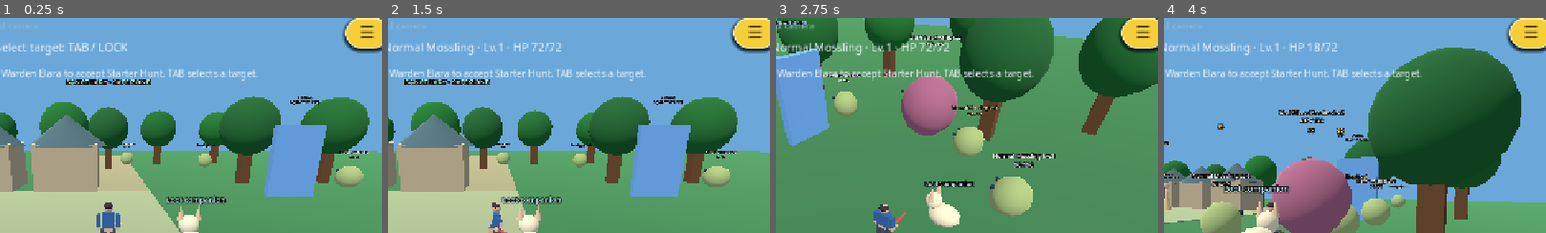
Above: before the commit, frames 1-4 (left to right).
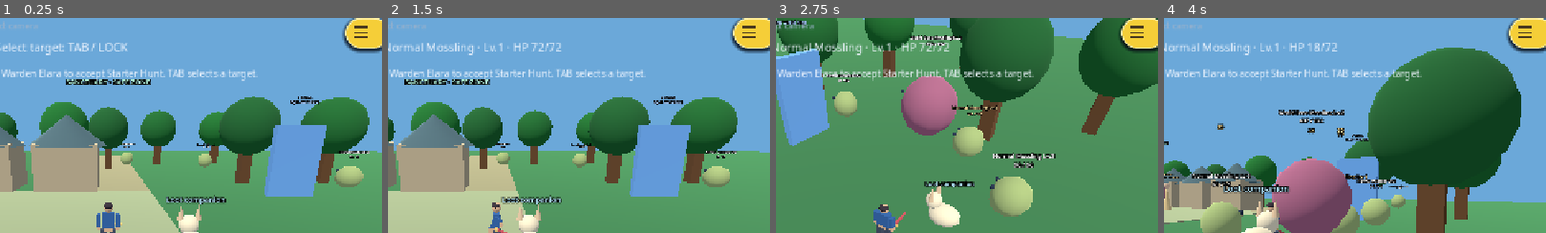
Above: after the commit, the same moments.

Repository: redfullmoon209-debug/NexTgenLeo
Game: Godot game, scene res://scenes/main.tscn
Same seed, same stepped clock (60 frames per second), same inputs: the game is played once before the commit and once after it.
Inputs (mouse positions are % of the whole screen's width and height, from its top left):
- Up to frame 1 (0.25 s): no input
- Up to frame 2 (1.5 s): click "JUMP" at 0.5 s; tap Enter at 1.25 s; move the mouse to (72, 45) at 1.27 s; hold D from 1.28 s (still down); tap Tab at 1.35 s; click (72, 45) at 1.42 s
- Up to frame 3 (2.75 s): tap Space at 1.52 s; release D at 2 s; drag from (30, 55) to (45, 70) at 2.02 s
- Up to frame 4 (4 s): move the mouse to (60, 28) at 2.77 s; hold D 2.78-3.5 s; tap 1 at 2.85 s; click (60, 28) at 2.92 s; drag from (45, 70) to (20, 35) at 3.52 s
The pictures show only the part of the screen within x 36-86%, y 5-55%; the shares and areas given below are measured in that part.

The runs differ from the first frame. In frame 1, 0.1% of the frame differs, in the area x 92-98%, y 3-10%; in frame 2, 0.1%; in frame 3, 0.1%; in frame 4, 0.1%.

Commit message:
Draw hamburger icon as three bars for reliable Thai/mobile rendering

Diff:
--- a/scripts/gameplay.gd
+++ b/scripts/gameplay.gd
@@ -408,8 +408,16 @@
 		entry.add_theme_stylebox_override("pressed", _silver_panel_style(7, Color("365e82ff")))
 		dropdown_entries[menu_id] = entry
 	player_dropdown.hide()
-	menu_toggle_button = _button("☰", _toggle_player_dropdown)
+	menu_toggle_button = _button("", _toggle_player_dropdown)
 	menu_toggle_button.name = "PlayerMainMenuButton"
+	# Draw a true three-bar hamburger; font glyph support varies on mobile.
+	for line_y in [15.0, 23.0, 31.0]:
+		var hamburger_line := ColorRect.new()
+		hamburger_line.color = Color("49391e")
+		hamburger_line.position = Vector2(15.0, line_y)
+		hamburger_line.size = Vector2(22.0, 3.0)
+		hamburger_line.mouse_filter = Control.MOUSE_FILTER_IGNORE
+		menu_toggle_button.add_child(hamburger_line)
 	menu_toggle_button.size = Vector2(52, 52)
 	menu_toggle_button.z_index = 102
 	menu_toggle_button.tooltip_text = "เมนูหลักสำหรับผู้เล่นทุกคน"
